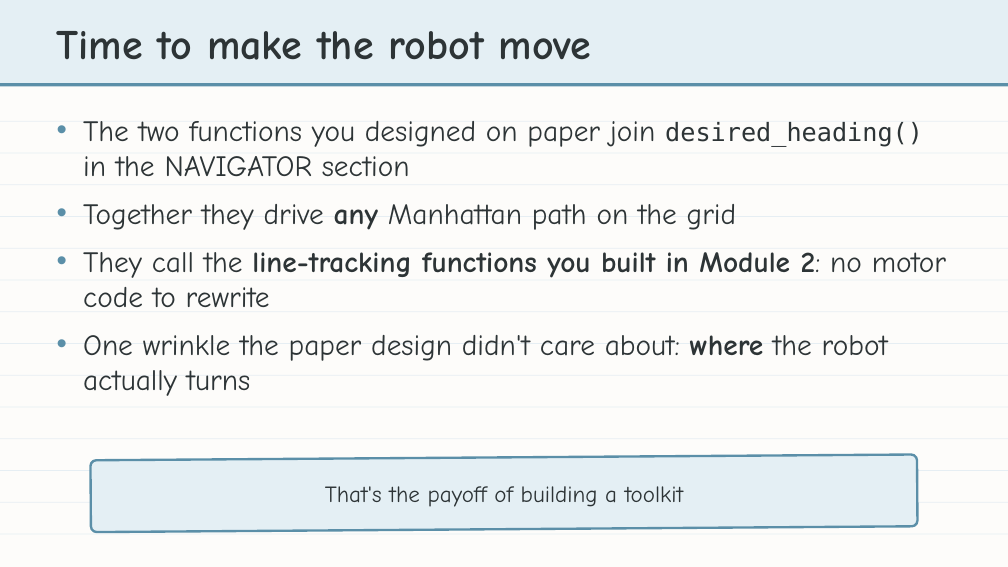
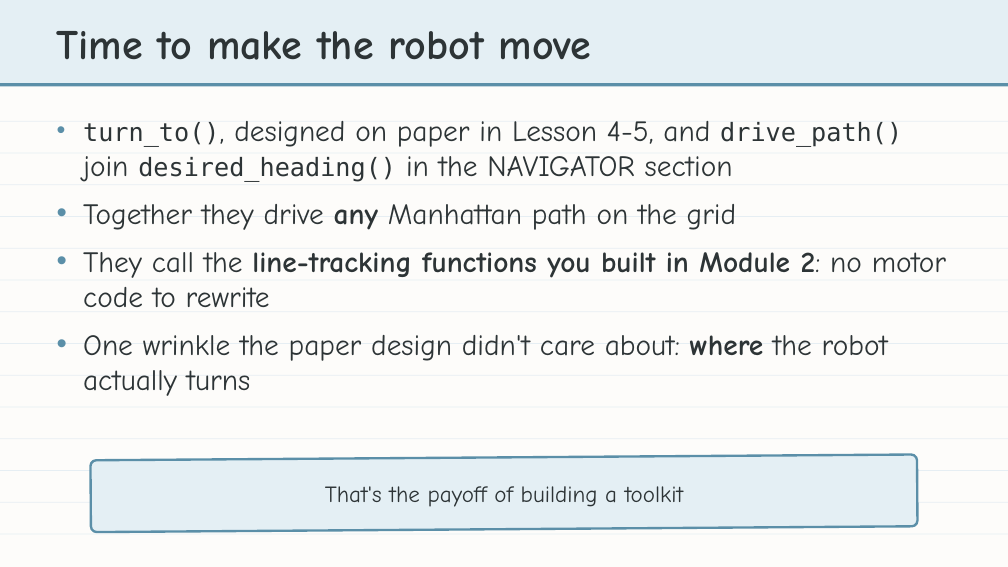
Before and after one commit to bradamiller/LearningPython, a slide deck: slide 2 of static/slides/module-04-manhattan/module-4-lesson-06-driving-the-path.pptx. Drawn at 1008x567 pixels with LibreOffice and Linux fonts; fonts in the diff are those of the drawing. Boxes give left, top, right and bottom in pixels: in the first picture for what was removed or moved away, otherwise in the second. Text is boxed around its words. In the diff, an @@ line names an element or a change of style, - is before the commit and + after.

```diff
--- a/static/slides/module-04-manhattan/module-4-lesson-06-driving-the-path.pptx
+++ b/static/slides/module-04-manhattan/module-4-lesson-06-driving-the-path.pptx
@@ text at box(83, 121, 902, 182): text changed @@
-• The two functions you designed on paper join desired_heading() in the NAVIGATOR section
+• turn_to(), designed on paper in Lesson 4-5, and drive_path() join desired_heading() in the NAVIGATOR section
```
Also in this commit, not shown: 5 other files.
